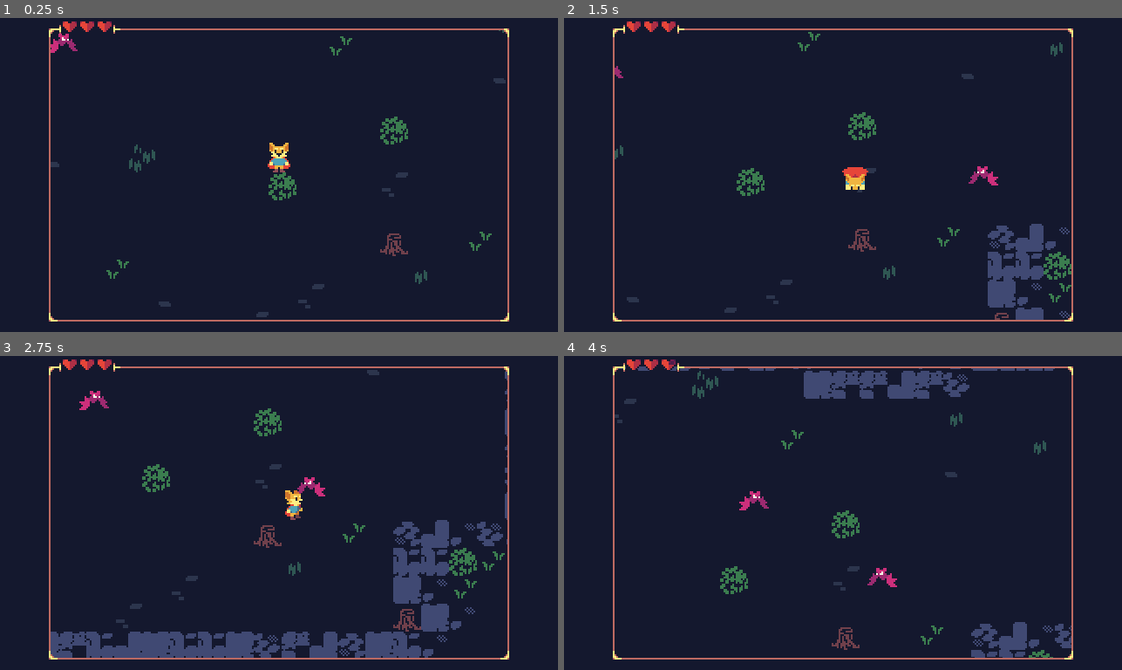
Above: before the commit, frames 1-4 (two rows, left to right).
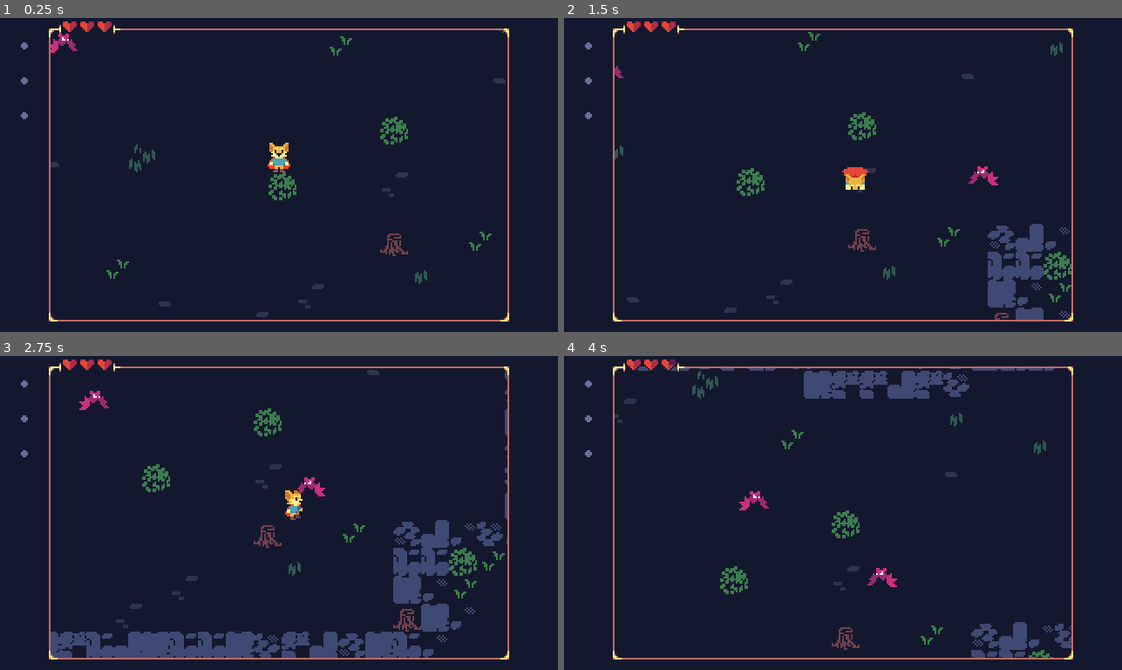
Above: after the commit, the same moments.

Repository: uheartbeast/retro-action-rpg
Game: Godot game, scene res://world.tscn
The game is run twice, just before and just after one commit, with the same random seed, the same clock (stepped at 60 frames per second) and the same inputs.
Inputs:
- Up to frame 1 (0.25 s): no input
- Up to frame 2 (1.5 s): hold Right (move_right) 0.53-1.28 s; tap Z (misc) at 0.6 s; hold Down (move_down) from 1.28 s (still down); tap X (roll) at 1.35 s
- Up to frame 3 (2.75 s): release Down (move_down) at 2.03 s; hold Right (move_right) from 2.03 s (still down); tap C (weapon) at 2.1 s
- Up to frame 4 (4 s): release Right (move_right) at 2.78 s; hold Up (move_up) 2.78-3.53 s; tap Z (misc) at 2.85 s; hold Left (move_left) from 3.53 s (still down); tap X (roll) at 3.6 s

The runs differ from the first frame. In frame 1, less than 0.1% of the frame differs, in the area x 3-5%, y 7-33%; in frame 2, less than 0.1%; in frame 3, less than 0.1%; in frame 4, less than 0.1%.

Commit message:
87 - Actions UI Scene

Diff:
--- a/ui/action_slot_ui.tscn
+++ b/ui/action_slot_ui.tscn
@@ -13,9 +13,15 @@
 script = ExtResource("2_h118b")
 
 [node name="AmountLabel" type="Label" parent="."]
-offset_left = 13.0
-offset_top = 6.0
-offset_right = 18.0
-offset_bottom = 20.0
+layout_mode = 1
+anchors_preset = -1
+anchor_left = 0.5
+anchor_top = 0.5
+anchor_right = 0.5
+anchor_bottom = 0.5
+offset_left = 5.0
+offset_top = -2.0
+offset_right = 10.0
+offset_bottom = 12.0
 text = "2"
 label_settings = ExtResource("2_7e6oc")
--- /dev/null
+++ b/ui/actions_ui.gd
@@ -0,0 +1,9 @@
+class_name ActionsUI
+extends VBoxContainer
+
+@onready var action_slot_ui_1: ActionSlotUI = %ActionSlotUI1
+@onready var action_slot_ui_2: ActionSlotUI = %ActionSlotUI2
+@onready var action_slot_ui_3: ActionSlotUI = %ActionSlotUI3
+
+func _ready() -> void:
+	pass # Replace with function body.
--- /dev/null
+++ b/ui/actions_ui.tscn
@@ -0,0 +1,21 @@
+[gd_scene load_steps=3 format=3 uid="uid://bb81edcytansq"]
+
+[ext_resource type="Script" path="res://ui/actions_ui.gd" id="1_ddehn"]
+[ext_resource type="PackedScene" uid="uid://cinxgj7qd2iah" path="res://ui/action_slot_ui.tscn" id="2_edy7y"]
+
+[node name="ActionsUI" type="VBoxContainer"]
+offset_right = 40.0
+offset_bottom = 40.0
+script = ExtResource("1_ddehn")
+
+[node name="ActionSlotUI1" parent="." instance=ExtResource("2_edy7y")]
+unique_name_in_owner = true
+layout_mode = 2
+
+[node name="ActionSlotUI2" parent="." instance=ExtResource("2_edy7y")]
+unique_name_in_owner = true
+layout_mode = 2
+
+[node name="ActionSlotUI3" parent="." instance=ExtResource("2_edy7y")]
+unique_name_in_owner = true
+layout_mode = 2
--- a/ui/ui.tscn
+++ b/ui/ui.tscn
@@ -1,10 +1,11 @@
-[gd_scene load_steps=6 format=3 uid="uid://biejg0lcgkcc3"]
+[gd_scene load_steps=7 format=3 uid="uid://biejg0lcgkcc3"]
 
 [ext_resource type="Script" path="res://ui/ui.gd" id="1_sr0yi"]
 [ext_resource type="PackedScene" uid="uid://defwcwfjisq44" path="res://ui/hero_inventory_manager.tscn" id="2_ejqu0"]
 [ext_resource type="Texture2D" uid="uid://bdro7ony20hug" path="res://ui/frame.png" id="2_iiwxc"]
 [ext_resource type="PackedScene" uid="uid://cwyd203q4colq" path="res://ui/description_ui.tscn" id="3_2tunm"]
 [ext_resource type="PackedScene" uid="uid://pw41emmb5e0d" path="res://ui/health_ui.tscn" id="3_v4p5g"]
+[ext_resource type="PackedScene" uid="uid://bb81edcytansq" path="res://ui/actions_ui.tscn" id="6_oyjey"]
 
 [node name="UI" type="CanvasLayer"]
 process_mode = 3
@@ -56,3 +57,8 @@
 offset_top = 1.0
 offset_right = 289.0
 offset_bottom = 9.0
+
+[node name="ActionsUI" parent="." instance=ExtResource("6_oyjey")]
+offset_top = 8.0
+offset_right = 28.0
+offset_bottom = 64.0
